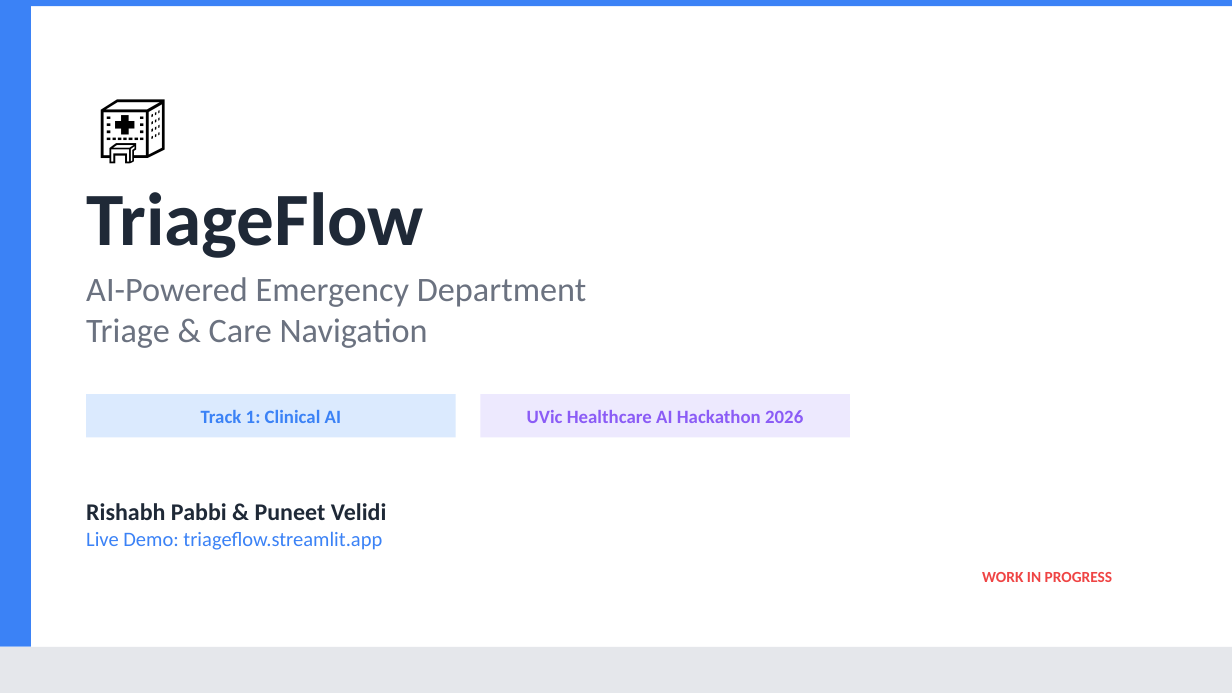
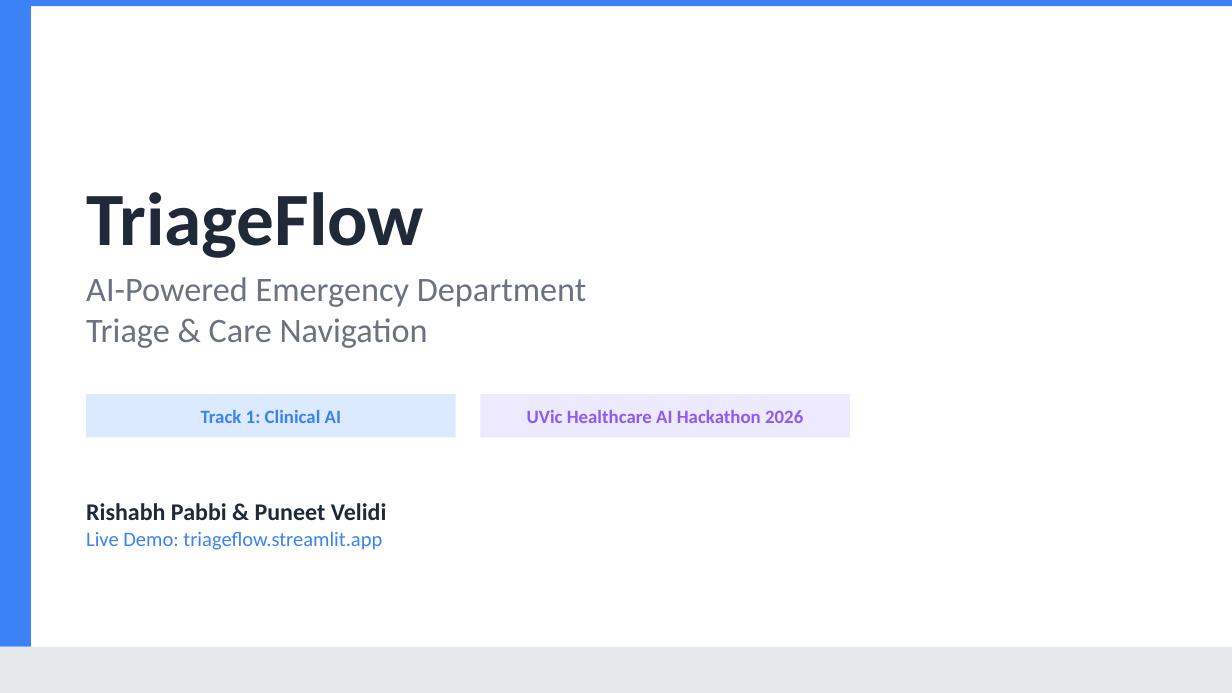
Before and after one commit to Rishabhpabbi/TriageFlow, a slide deck: slide 1 of presentation/TriageFlow_Presentation.pptx. Drawn at 1232x693 pixels with LibreOffice and Linux fonts; fonts in the diff are those of the drawing. Boxes give left, top, right and bottom in pixels: in the first picture for what was removed or moved away, otherwise in the second. Text is boxed around its words. In the diff, an @@ line names an element or a change of style, - is before the commit and + after.

```diff
--- a/presentation/TriageFlow_Presentation.pptx
+++ b/presentation/TriageFlow_Presentation.pptx
@@ text removed at [86, 74, 209, 172] @@
-🏥
@@ text removed at [982, 572, 1113, 582] @@
-WORK IN PROGRESS
```
Also in this commit, not shown: 5 other slides changed.
